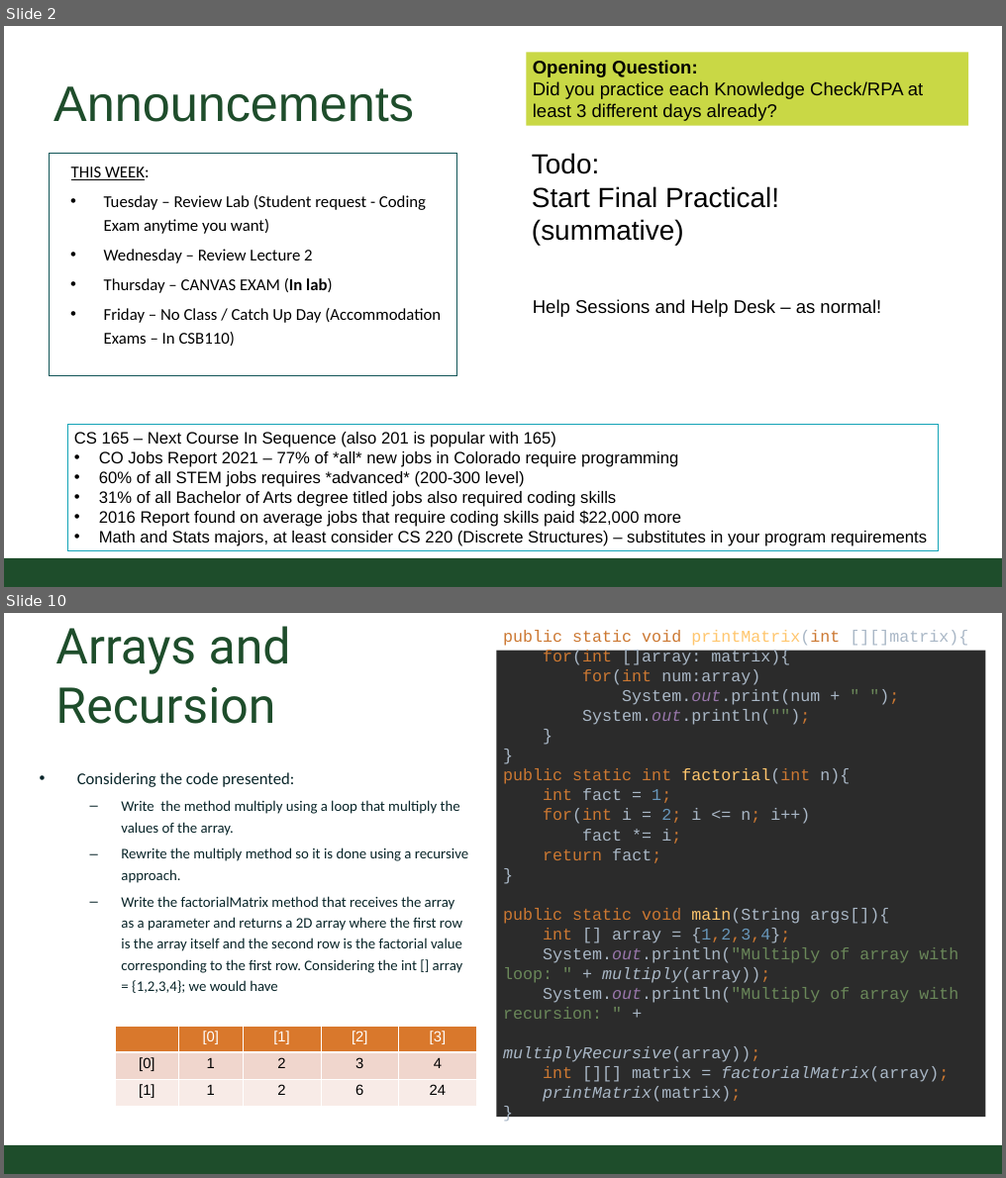
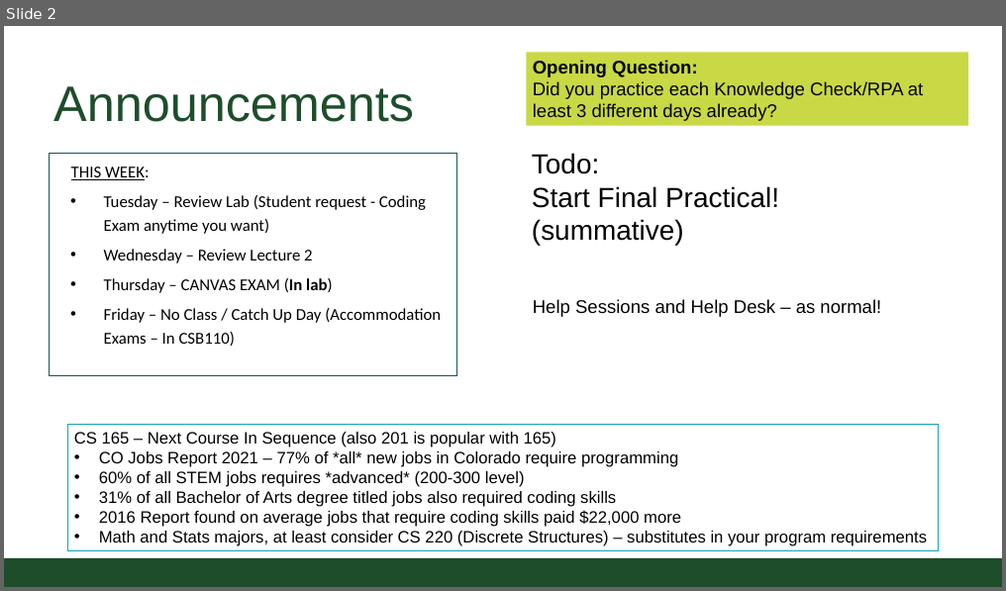
Before and after one commit to CSU-CompSci-CS163-4/Handouts, a slide deck: slides/On-Campus/12_01_ReviewSession_CS163.pptx. Shown one above the other, each under a label of ours: slides 2 and 10 before the commit, slide 2 after it; the slides between them are not shown. The pictures are 1006x1178 and 1006x591 pixels, drawn with LibreOffice and Linux fonts; fonts in the diff are those of the drawing; background and template pictures are left out. Boxes give left, top, right and bottom in pixels: in the first picture for what was removed or moved away, otherwise in the second. Text is boxed around its words. In the diff, an @@ line names an element or a change of style, - is before the commit and + after.

```diff
--- a/slides/On-Campus/12_01_ReviewSession_CS163.pptx
+++ b/slides/On-Campus/12_01_ReviewSession_CS163.pptx
@@ slide 10 removed at (4,613,1002,1174), background #FFFFFF @@
@@ title removed at (55,626,291,724) @@
-Arrays and Recursion
@@ rectangle removed at (497,650,985,1117) @@
-public static void printMatrix(int [][]matrix){
-for(int []array: matrix){
-for(int num:array)
-System.out.print(num + " ");
-System.out.println("");
-}
-}
-public static int factorial(int n){
-int fact = 1;
-for(int i = 2; i <= n; i++)
-fact *= i;
-return fact;
-}
-public static void main(String args[]){
-int [] array = {1,2,3,4};
-System.out.println("Multiply of array with loop: " + multiply(array));
-System.out.println("Multiply of array with recursion: " +
-multiplyRecursive(array));
-int [][] matrix = factorialMatrix(array);
-printMatrix(matrix);
-}
@@ text removed at (77,772,468,993) @@
-• Considering the code presented:
-  – Write the method multiply using a loop that multiply the values of the array.
-  – Rewrite the multiply method so it is done using a recursive approach.
-  – Write the factorialMatrix method that receives the array as a parameter and returns a 2D array where the first row is the array itself and the second row is the factorial value corresponding to the first row. Considering the int [] array = {1,2,3,4}; we would have
@@ table removed at (116,1026,477,1106), 3 rows, 5 columns @@
- | [0] | [1] | [2] | [3]
-[0] | 1 | 2 | 3 | 4
-[1] | 1 | 2 | 6 | 24
@@ rectangle removed at (4,1146,1002,1174) @@
```
Also in this commit, not shown: 7 slides changed, 6 slides added, 1 other slide removed, 3 other files.
